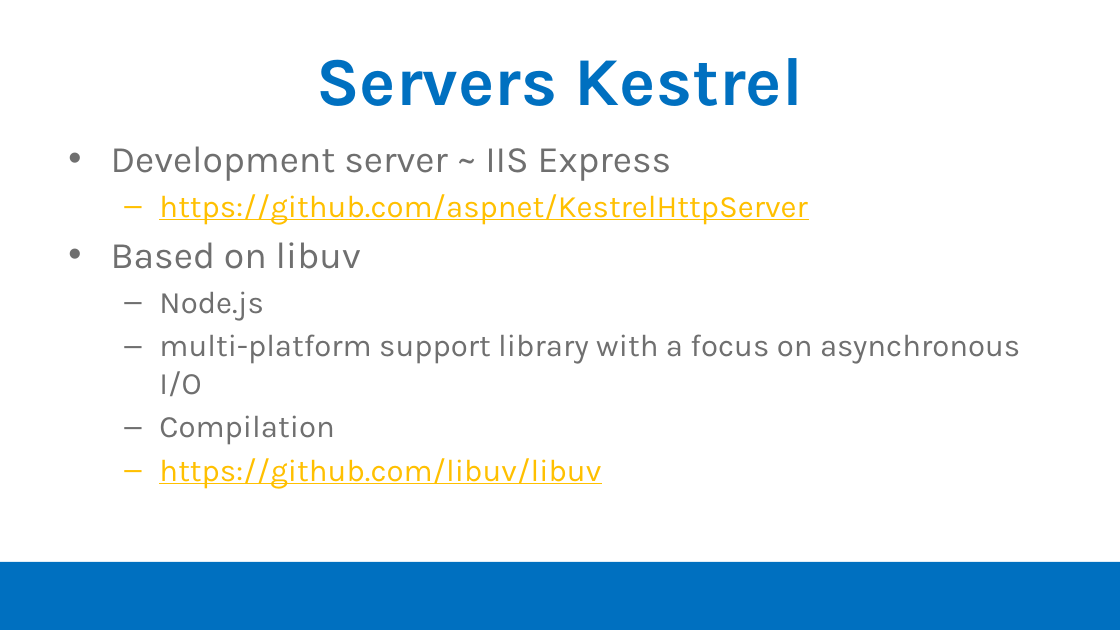
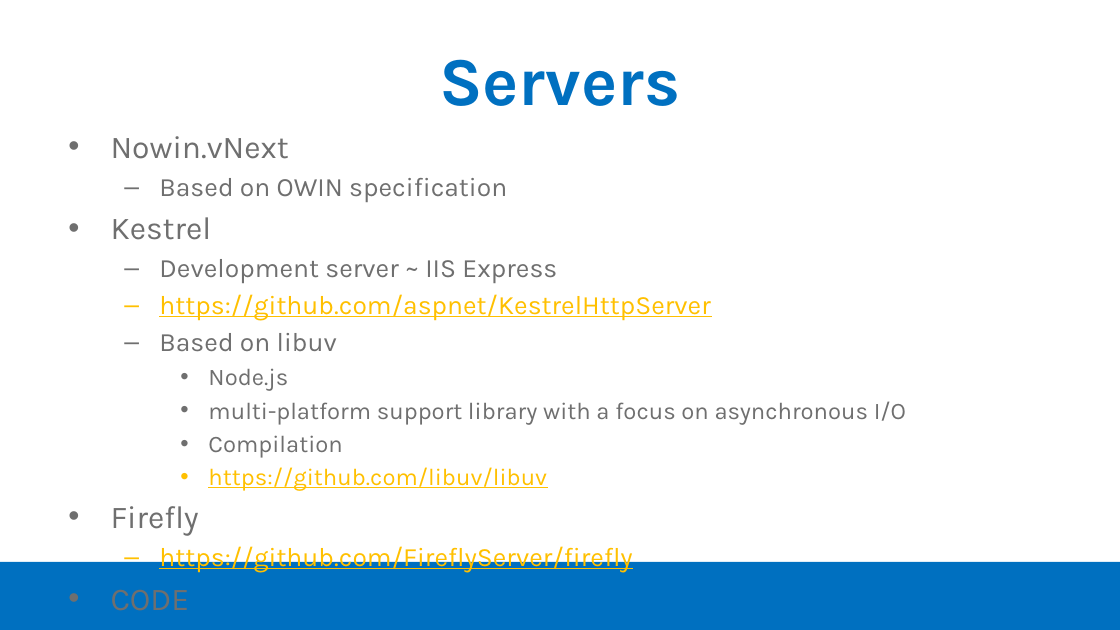
Before and after one commit to moljac/ASP.net.v5-AKA-vNext-Windays15, a slide deck: slide 12 of talk/Windays15 - ASP.net v.5 (vNext) on Linux and Mac OSX.pptx (slide 13 before the commit). Drawn at 1120x630 pixels with LibreOffice and Linux fonts; fonts in the diff are those of the drawing; background and template pictures are left out. Boxes give left, top, right and bottom in pixels: in the first picture for what was removed or moved away, otherwise in the second. Text is boxed around its words. In the diff, an @@ line names an element or a change of style, - is before the commit and + after.

```diff
--- a/talk/Windays15 - ASP.net v.5 (vNext) on Linux and Mac OSX.pptx
+++ b/talk/Windays15 - ASP.net v.5 (vNext) on Linux and Mac OSX.pptx
@@ title at (439,59,680,106): text changed @@
-Servers Kestrel
+Servers
@@ text "Nowin.vNext": place and size @@
-text "Nowin.vNext" at (111,146,1020,489)
+text "Nowin.vNext" at (111,136,906,572)
@@ text at (111,136,507,240): paragraphs added @@
+• Nowin.vNext
+  – Based on OWIN specification
+• Kestrel
@@ text at (159,259,906,491): size 24 to 17 pt in "Development server ~ IIS Express", "Based on libuv"; size 20 to 17 pt in "https://github.com/aspnet/KestrelHttpServer"; size 20 to 15.3 pt in "Node.js", "multi-platform support library with a focus on ...", "Compilation", "https://github.com/libuv/libuv"; bullet • to –; list level 1 to 2 in "Development server ~ IIS Express"; list level 1 to 2 in "Based on libuv"; bullet – to •; list level 2 to 3 in "Node.js"; list level 2 to 3 in "multi-platform support library with a ..."; list level 2 to 3 in "Compilation"; list level 2 to 3 in "https://github.com/libuv/libuv" @@
@@ text at (111,506,632,572): paragraphs added @@
+• Firefly
+  – https://github.com/FireflyServer/firefly
+• CODE
```
Also in this commit, not shown: 14 other slides changed, 3 slides added, 3 slides removed.
